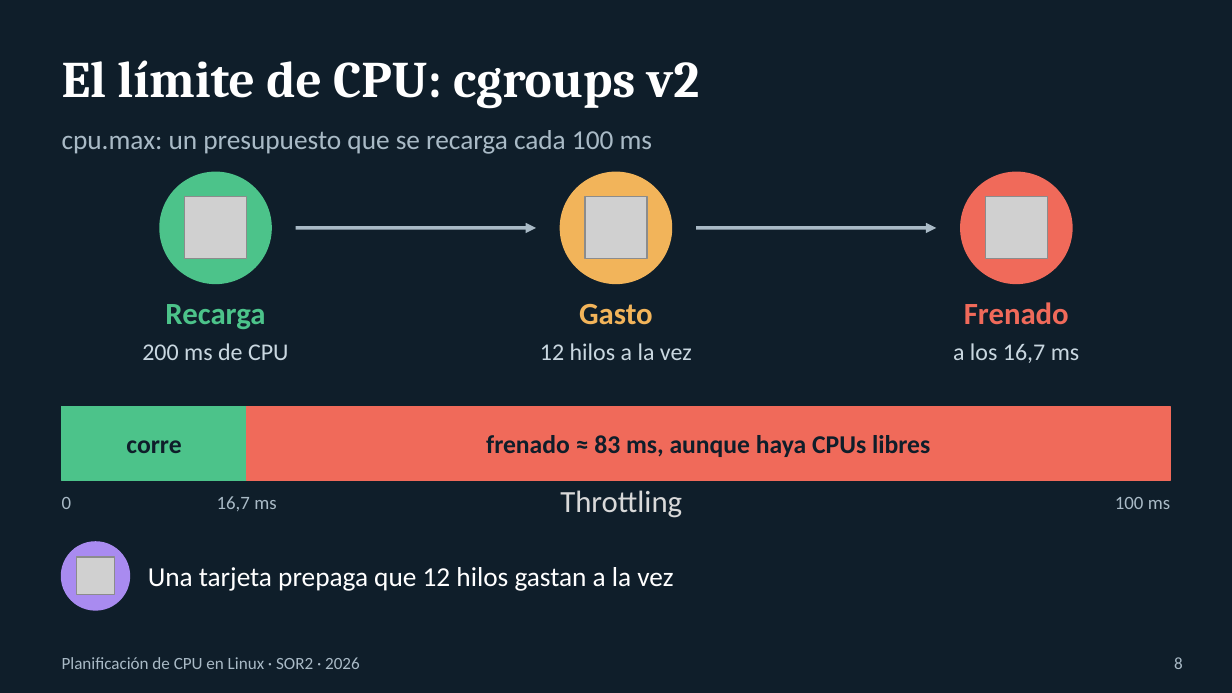
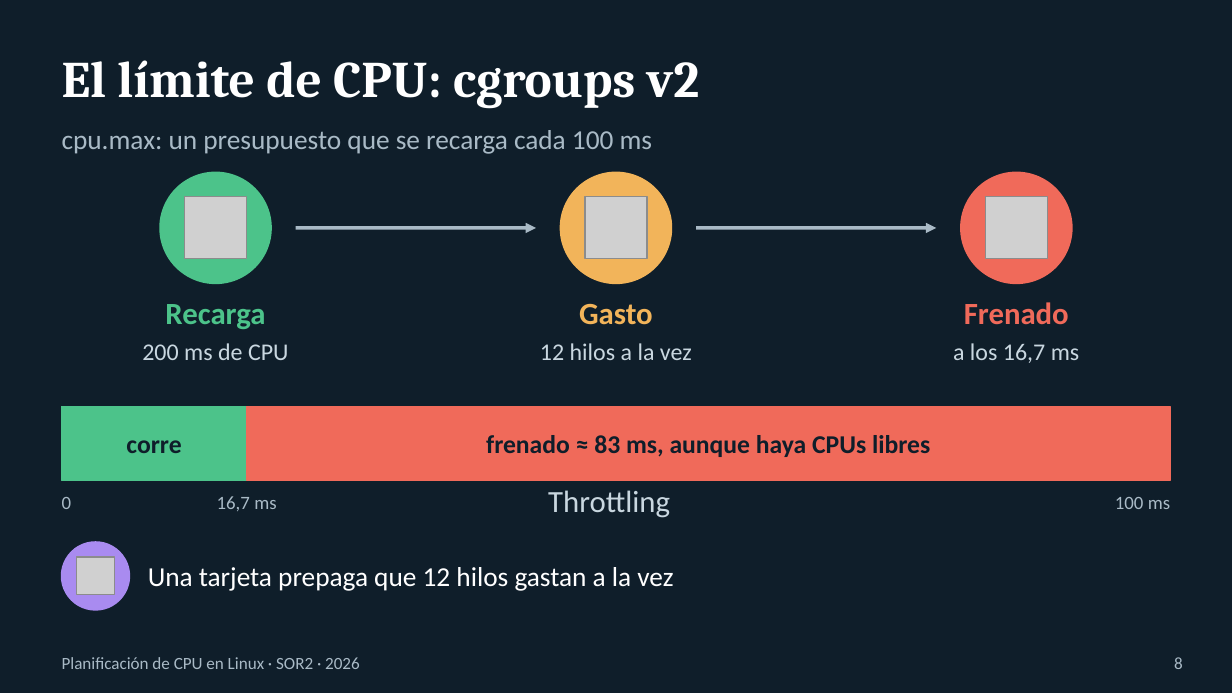
Before and after one commit to LuisEstudiante01/TPFinal_SOR2_VelizLuis, a slide deck: slide 8 of docs/presentacion/TPFinal_SOR2_2026_2s_VelizLuis_presentacion.pptx. Drawn at 1232x693 pixels with LibreOffice and Linux fonts; fonts in the diff are those of the drawing; grey boxes stand for pictures. Boxes give left, top, right and bottom in pixels: in the first picture for what was removed or moved away, otherwise in the second. Text is boxed around its words. In the diff, an @@ line names an element or a change of style, - is before the commit and + after.

```diff
--- a/docs/presentacion/TPFinal_SOR2_2026_2s_VelizLuis_presentacion.pptx
+++ b/docs/presentacion/TPFinal_SOR2_2026_2s_VelizLuis_presentacion.pptx
@@ text "Throttling" at (548, 490, 670, 518): text colour #D9D9D9 to #C9D7E0; vertical alignment top to middle @@
```
Also in this commit, not shown: 6 other slides changed, 9 other files.
